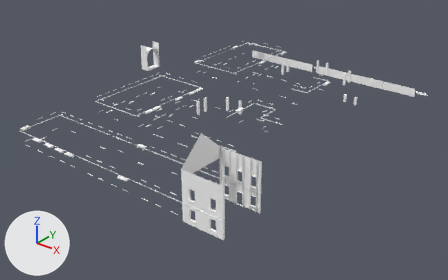
Before and after pictures for a commit that changed the OBJ model Assets/models/maps/belltower/compiler-safe/east/east_000_ashlar.obj.
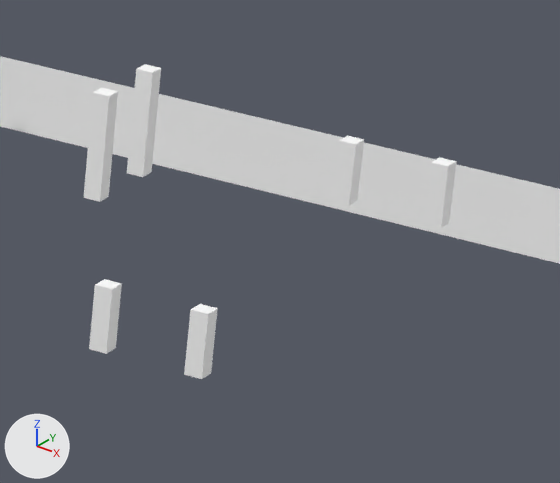
Each version is shown whole from a camera (50 mm lens) standing at (1780.0, -4019.0, 1991.0) and looking at (-1029.0, -508.0, -185.0), then close up on the part from 74% to 88% of the width and 23% to 42% of the height. Arrows for +X, +Y and +Z are at lower left; the lights stay in place. The older version's two pictures come first. Where no turn or scale is listed for an object, it has been applied to the vertices.

In view in the first close-up: 'east_000_ashlar'.
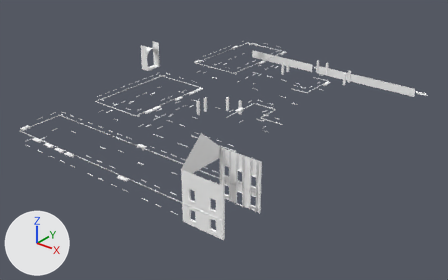
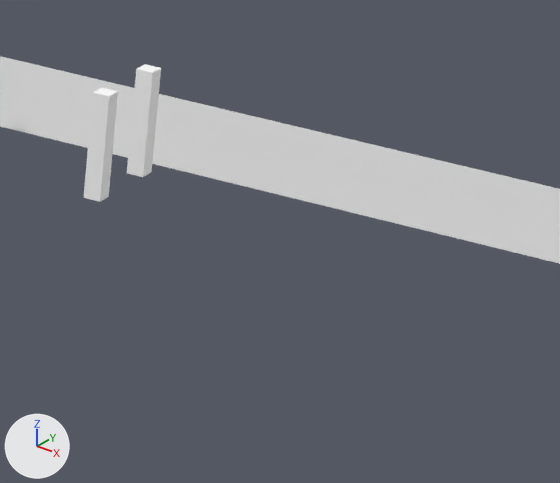
Location of each change, (x1, y1, x2, y2) in pixels of the close-ups (560 x 483 px):
'east_000_ashlar', reshaped: before (0, 56, 560, 379); after (0, 56, 560, 264)
part 1 of me_east_000_ashlar, deleted: before (332, 135, 364, 206)
part 2 of me_east_000_ashlar, deleted: before (184, 304, 218, 379)
part 3 of me_east_000_ashlar, deleted: before (89, 279, 122, 354)
part 4 of me_east_000_ashlar, deleted: before (424, 157, 457, 228)

Diff of the bpy script that builds the scene:
```diff
--- a/Assets/models/maps/belltower/compiler-safe/east/east_000_ashlar.obj.py
+++ b/Assets/models/maps/belltower/compiler-safe/east/east_000_ashlar.obj.py
@@ me_east_000_ashlar @@
 # used by ob_east_000_ashlar; location = (0.0, 0.0, 0.0)
-me_east_000_ashlar.from_pydata(...)  # 7339 vertices, 10627 faces; spans x -2380.0..0.0, y -1830.0..1066.0, z -48.0..502.0
+me_east_000_ashlar.from_pydata(...)  # 7307 vertices, 10579 faces; spans x -2380.0..0.0, y -1830.0..1066.0, z -48.0..502.0
+# me_east_000_ashlar part 1: the loose piece of 8 vertices spanning x -468.0..-450.0, y 886.0..904.0, z 0.0..64.0 is deleted
+# me_east_000_ashlar part 2: the loose piece of 8 vertices spanning x -370.0..-352.0, y 396.0..414.0, z 0.0..64.0 is deleted
+# me_east_000_ashlar part 3: the loose piece of 8 vertices spanning x -468.0..-450.0, y 396.0..414.0, z 0.0..64.0 is deleted
+# me_east_000_ashlar part 4: the loose piece of 8 vertices spanning x -370.0..-352.0, y 886.0..904.0, z 0.0..64.0 is deleted
 me_east_000_ashlar.materials.append(mat_ashlar)
```
